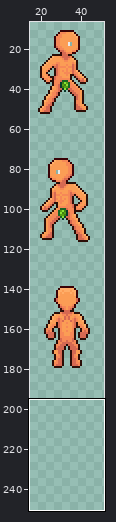
Two states of a pixel-art file, Assets/Main/Art/Player/123.aseprite. Above: a wide view before the commit, with the close-up outlined.
Close-up. The starting point:
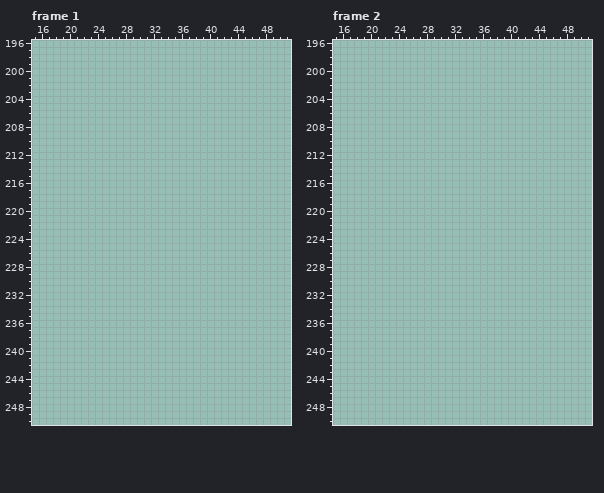
64x256 pixels, 10 frames. Shown: frame 1: x 15..51, y 196..250; frame 2: x 15..51, y 196..250. The wide view leaves out empty margins. The commit also changed other frames or places, which this record leaves out.
After the commit:
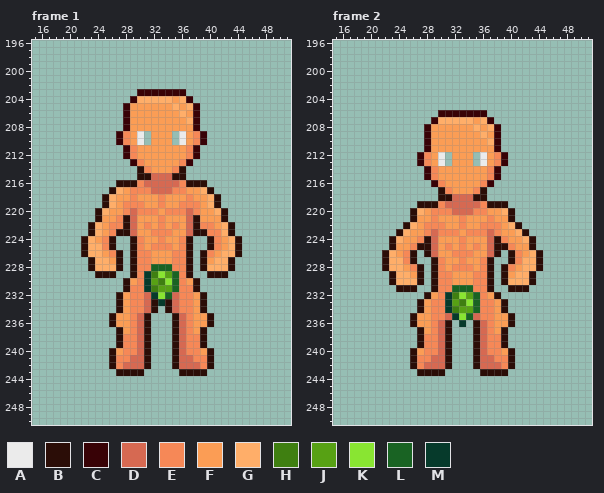
Palette (. is transparent): A #ebebeb  B #2b0d07  C #380206  D #d66952  E #f68857  F #fb9d55  G #ffae69  H #3f7f11  J #57a114  K #89e532  L #196323  M #063a2b
The exact change:
Changed rows in their new state; - is an unchanged pixel.
Frame 1, layer "Body":
first column x 22:
203 --------CCCCCCC--------
204 -------CGGGGGFGC-------
205 ------CFFFFFFGFGC------
206 ------CFFFFFFFGFC------
207 ------CFFFFFFFFGC------
208 ------CFFFFFFFFFC------
209 -----CEFA-FFF-AFEC-----
210 -----CEFA-FFF-AFEC-----
211 ------CEFFFFFFFEC------
212 ------CEFFFFFFFEC------
213 -------CEFFFFFEC-------
214 --------BEFFFEB--------
215 --------BBDDDBB--------
216 -----BBBEDDDDDEBBB-----
217 ----BGFEEEDDDEEFFGB----
218 ---BGFFEFFFEFFFEFFGB---
219 ---BGFEEEFFEFFEEEFGB---
220 --BGFFEDEEEFEEEDEFFGB--
221 --BFFEBDFFFEFFFDBFFFB--
222 -BGFEEBDFEFEFEFDBEEFGB-
223 -BGFEBBDFFEEEFFDBBEEGB-
224 BGFEB--BEFFEFFEB--BEFGB
225 BGGEB--BEFEEEFEB--BEFGB
226 BGGFEB-BEEFFFEEB-BEFGGB
227 -BGGFB-BEEFFFEEB-BFGGB-
228 -BGGGB-BEELLLEEB-BGGGB-
229 --BBB--BEMHKJLEB--BBB--
230 ------BFEMJHKLEFB------
231 ------BEEMHJJLEEB------
232 -----BFEEDMKLDEEFB-----
233 -----BFEEDBMBDEEFB-----
234 -----BFEEDB-BDEEFB-----
235 ----BFFEDB---BDEFFB----
236 ----BFFEDB---BDEFFB----
237 -----BFEDB---BDEFB-----
238 -----BEEDB---BDEEB-----
239 -----BEEDB---BDEEB-----
240 ----BFEEDB---BDEEFB----
241 ----BEEDDB---BDDEEB----
242 ----BEDDDB---BDDDEB----
243 -----BBBB-----BBBB-----
Frame 2, layer "Body":
first column x 22:
206 --------CCCCCCC--------
207 -------CGGGGGFGC-------
208 ------CFFFFFFGFGC------
209 ------CFFFFFFFGFC------
210 ------CFFFFFFFFGC------
211 ------CFFFFFFFFFC------
212 -----CEFA-FFF-AFEC-----
213 -----CEFA-FFF-AFEC-----
214 ------CEFFFFFFFEC------
215 ------CEFFFFFFFEC------
216 -------CEFFFFFEC-------
217 --------BEFFFEB--------
218 --------BBDDDBB--------
219 -----BBBEDDDDDEBBB-----
220 ----BGFEEEDDDEEFFGB----
221 ----BFFEFFFEFFFEFFB----
222 ---BGFEEEFFEFFEEEFGB---
223 --BGFFEDEEEFEEEDEFFGB--
224 -BGFFEBDFFFEFFFDBEFFGB-
225 -BFFEBBDFEFEFEFDBBEFFB-
226 BGFEB-BDFFEEEFFDB-BEFGB
227 BGGEB--BEFFEFFEB--BEGGB
228 BGGFEB-BEFEEEFEB-BEFGGB
229 -BGGFB-BEEFFFEEB-BFGGB-
230 -BGGGB-BEEFFFEEB-BGGGB-
231 --BBB--BEELLLEEB--BBB--
232 ------BFEMHKJLEFB------
233 -----BFEEMJHKLEEFB-----
234 -----BFEEMHJJLEEFB-----
235 ----BFFEEDMKLDEEFFB----
236 ----BFFEDB-M-BDEFFB----
237 -----BFEDB---BDEFB-----
238 -----BEEDB---BDEEB-----
239 -----BEEDB---BDEEB-----
240 ----BFEEDB---BDEEFB----
241 ----BEEDDB---BDDEEB----
242 ----BEDDDB---BDDDEB----
243 -----BBBB-----BBBB-----
